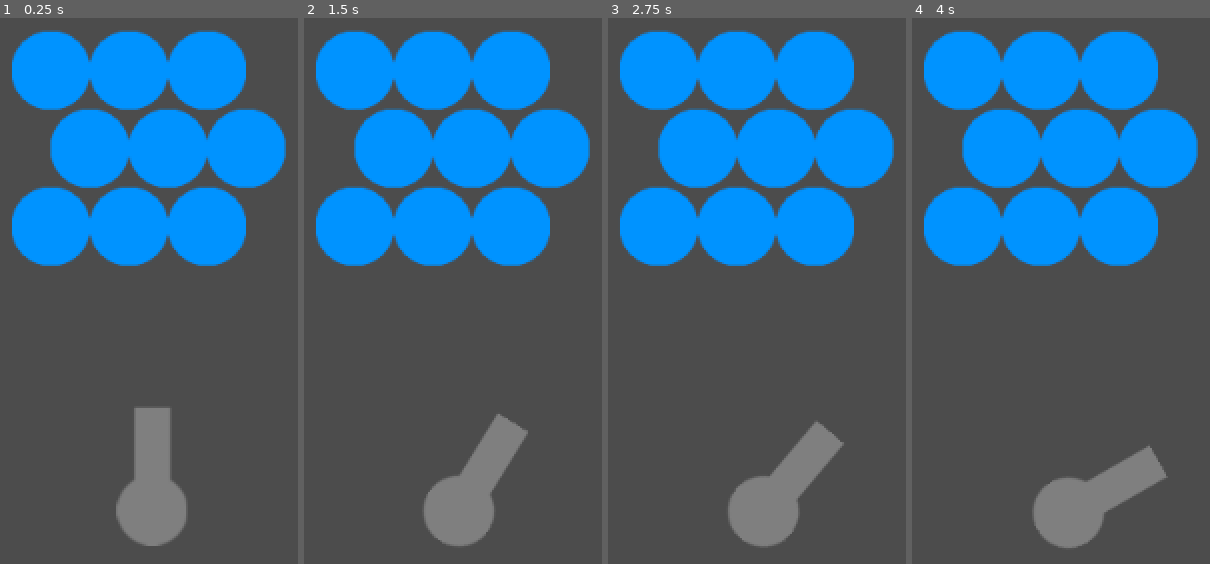
Above: before the commit, frames 1-4 (left to right).
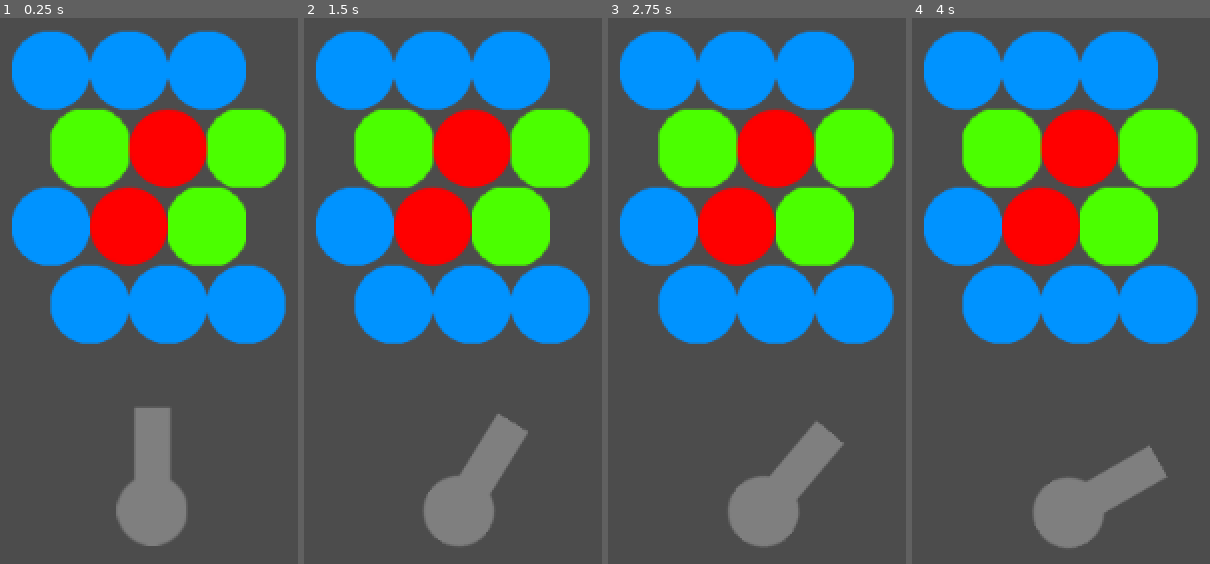
Above: after the commit, the same moments.

Repository: Demoli/Bobble
Game: Godot game, scene res://scenes/Level.tscn
The game is run twice, just before and just after one commit, with the same random seed, the same clock (stepped at 60 frames per second) and the same inputs.
Inputs:
- Up to frame 1 (0.25 s): no input
- Up to frame 2 (1.5 s): tap Enter at 0.5 s; hold D (rotate_right) 0.53-1.28 s; hold A (rotate_left) from 1.28 s (still down)
- Up to frame 3 (2.75 s): release A (rotate_left) at 2.03 s; hold D (rotate_right) from 2.03 s (still down)
- Up to frame 4 (4 s): release D (rotate_right) at 3.53 s; hold A (rotate_left) from 3.53 s (still down)

The runs differ from the first frame. In frame 1, 26% of the frame differs, in the area x 16-96%, y 16-60%; in frame 2, 26%; in frame 3, 26%; in frame 4, 26%.

Commit message:
Add bubble class and renderer

Diff:
--- /dev/null
+++ b/scenes/Bubble.gd
@@ -0,0 +1,26 @@
+extends Sprite
+
+var red = Image.new()
+var green = Image.new()
+var blue = Image.new()
+
+var colors = {
+	'red':red,
+	'green':green,
+	'blue':blue
+}
+
+export var color = 'blue' setget set_color
+
+func _init():
+	red.load('res://assets/bubbles/red.png')
+	green.load('res://assets/bubbles/green.png')
+	blue.load('res://assets/bubbles/blue.png')
+
+func set_color(new_color):
+	color = new_color
+
+	var itex = ImageTexture.new()
+	var img = colors[color]
+	itex.create_from_image(img)
+	texture = itex
--- a/scenes/Bubble.tscn
+++ b/scenes/Bubble.tscn
@@ -1,6 +1,10 @@
-[gd_scene load_steps=2 format=2]
+[gd_scene load_steps=3 format=2]
 
-[ext_resource path="res://assets/bubbles/blue.png" type="Texture" id=1]
+[ext_resource path="res://scenes/Bubble.gd" type="Script" id=1]
+
+[sub_resource type="ImageTexture" id=1]
 
 [node name="Bubble" type="Sprite"]
-texture = ExtResource( 1 )
+position = Vector2( 1, 0 )
+texture = SubResource( 1 )
+script = ExtResource( 1 )
--- a/scenes/BubbleGrid.gd
+++ b/scenes/BubbleGrid.gd
@@ -6,8 +6,9 @@
 
 var grid = [
 	['blue', 'blue','blue'],
-	['blue','red','green',],
+	['green','red','green',],
 	['blue','red','green'],
+	['blue', 'blue','blue'],
 ]
 
 func _ready():
@@ -20,6 +21,7 @@
 		for col_index in range(row.size()):
 			var col = grid[row_index][col_index]
 			var new_bubble = bubble.instance()
+			new_bubble.color = col
 			var row_y = bubble_size * (row_index + 1)
 			var col_x = bubble_size * (col_index + 1)
 
--- a/scenes/Cannon.tscn
+++ b/scenes/Cannon.tscn
@@ -1,6 +1,6 @@
 [gd_scene load_steps=3 format=2]
 
-[ext_resource path="res://assets/bubbles/cannon.png" type="Texture" id=1]
+[ext_resource path="res://assets/cannon.png" type="Texture" id=1]
 [ext_resource path="res://scenes/Cannon.gd" type="Script" id=2]
 
 [node name="Cannon" type="Sprite"]
Renamed: assets/bubbles/ball.png -> assets/ball.png
Not shown, changed: assets/ball.png.import
Renamed: assets/bubbles/cannon.png -> assets/cannon.png
Not shown, changed: assets/cannon.png.import
